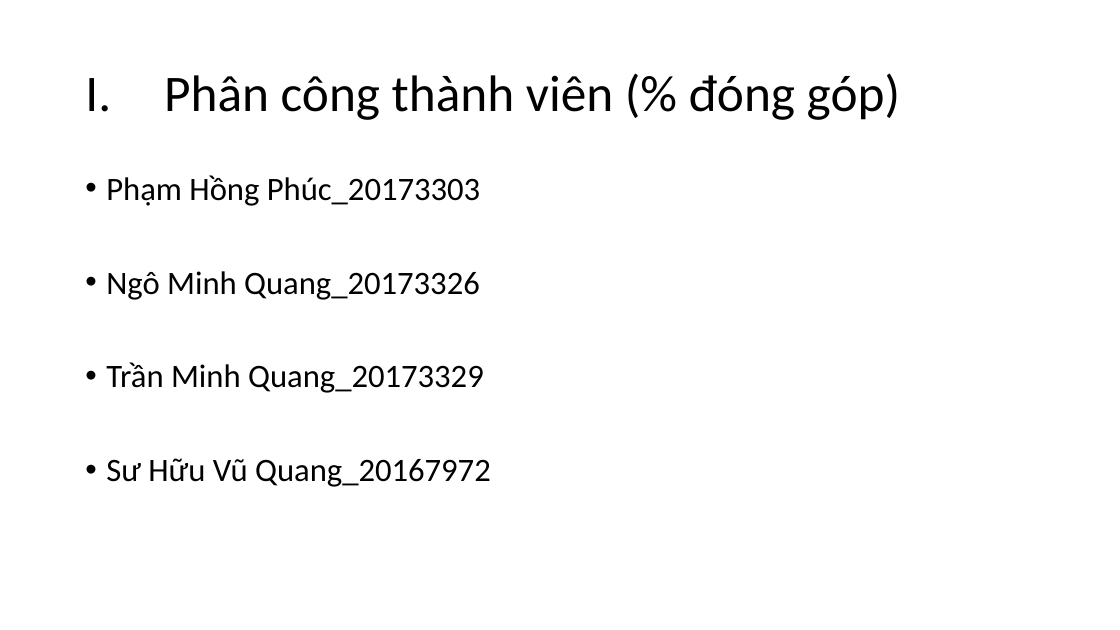
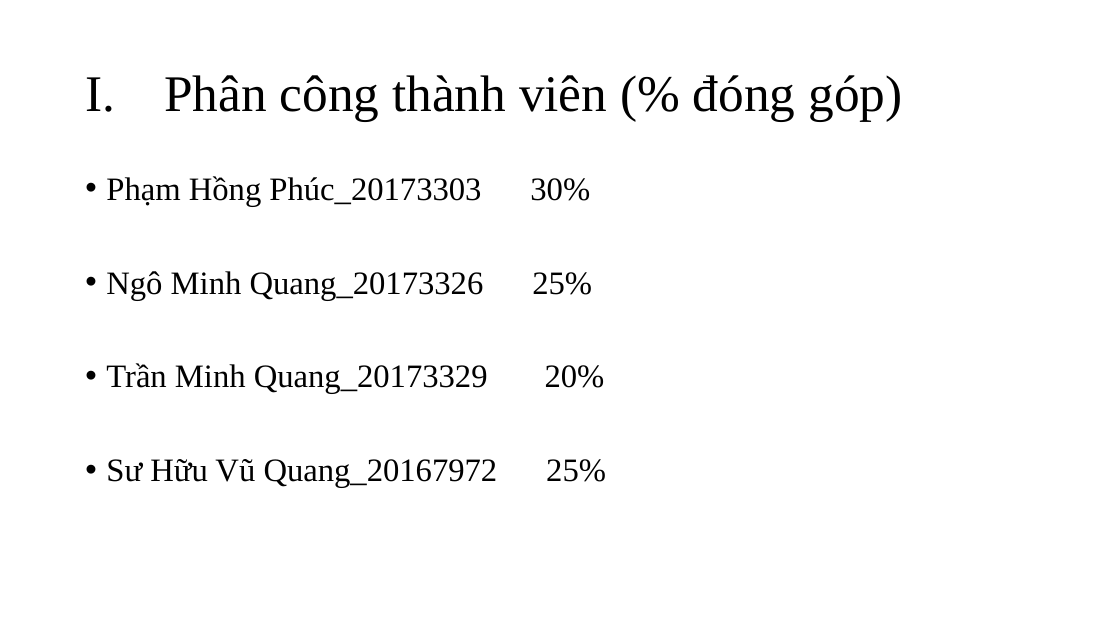
Before and after one commit to phamhongphuc1999/TKXDPM.20201-13, a slide deck: slide 2 of FinalProject/Design/Slide.pptx. Drawn at 1120x630 pixels with LibreOffice and Linux fonts; fonts in the diff are those of the drawing. Boxes give left, top, right and bottom in pixels: in the first picture for what was removed or moved away, otherwise in the second. Text is boxed around its words. In the diff, an @@ line names an element or a change of style, - is before the commit and + after.

Commit message:
fix: slide

```diff
--- a/FinalProject/Design/Slide.pptx
+++ b/FinalProject/Design/Slide.pptx
@@ title "Phân công thành viên (% ..." at bbox=[164, 75, 902, 121]: font Calibri to Times New Roman @@
@@ text at bbox=[106, 176, 606, 488]: text changed; font Calibri to Times New Roman @@
-• Phạm Hồng Phúc_20173303
-• Ngô Minh Quang_20173326
-• Trần Minh Quang_20173329
-• Sư Hữu Vũ Quang_20167972
+• Phạm Hồng Phúc_20173303 30%
+• Ngô Minh Quang_20173326 25%
+• Trần Minh Quang_20173329 20%
+• Sư Hữu Vũ Quang_20167972 25%
```
Also in this commit, not shown: 3 other slides changed, 6 slides added, 5 slides removed.
